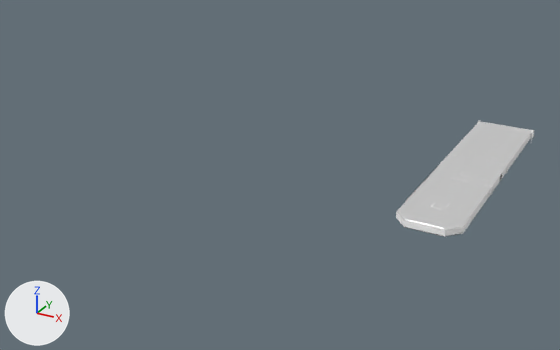
Before and after pictures for a commit that changed the glTF model models/level-1.glb.
Camera for both pictures: a camera (50 mm lens) standing at (64.0, -259.3, 112.6) and looking at (-68.1, -19.1, -7.5). Every picture has the same lights, and +X, +Y and +Z are marked at lower left. Where no turn or scale is listed for an object, it has been applied to the vertices.
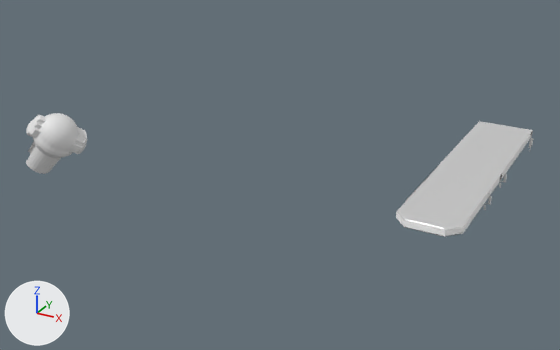
Commit message: level door move

What the commit changed:
Mesh me_sphere is new.
It has 572 vertices, 1140 faces and spans x -1.4..1.32, y -1.04..1.04, z -1.0..2.16.
Object 'Plane.005' (ob_plane_005) moves from (1.5, 2.5, -0.5) to (1.5, 2.5, -4.2).
Object 'Sphere' (ob_sphere) is new; it shows me_sphere.
Its location is (-134.7, -66.3, 12.5).
Its rotation in degrees is (22, 33, 47).
Its scale is (-7.88, -7.88, -7.88).

Where the change shows, as pixel boxes (x1, y1, x2, y2) in the pictures (560 x 350 px):
'Sphere', added: after (26, 113, 87, 174)
'Plane.005', moved: before (430, 121, 534, 210); after (484, 138, 533, 210)
